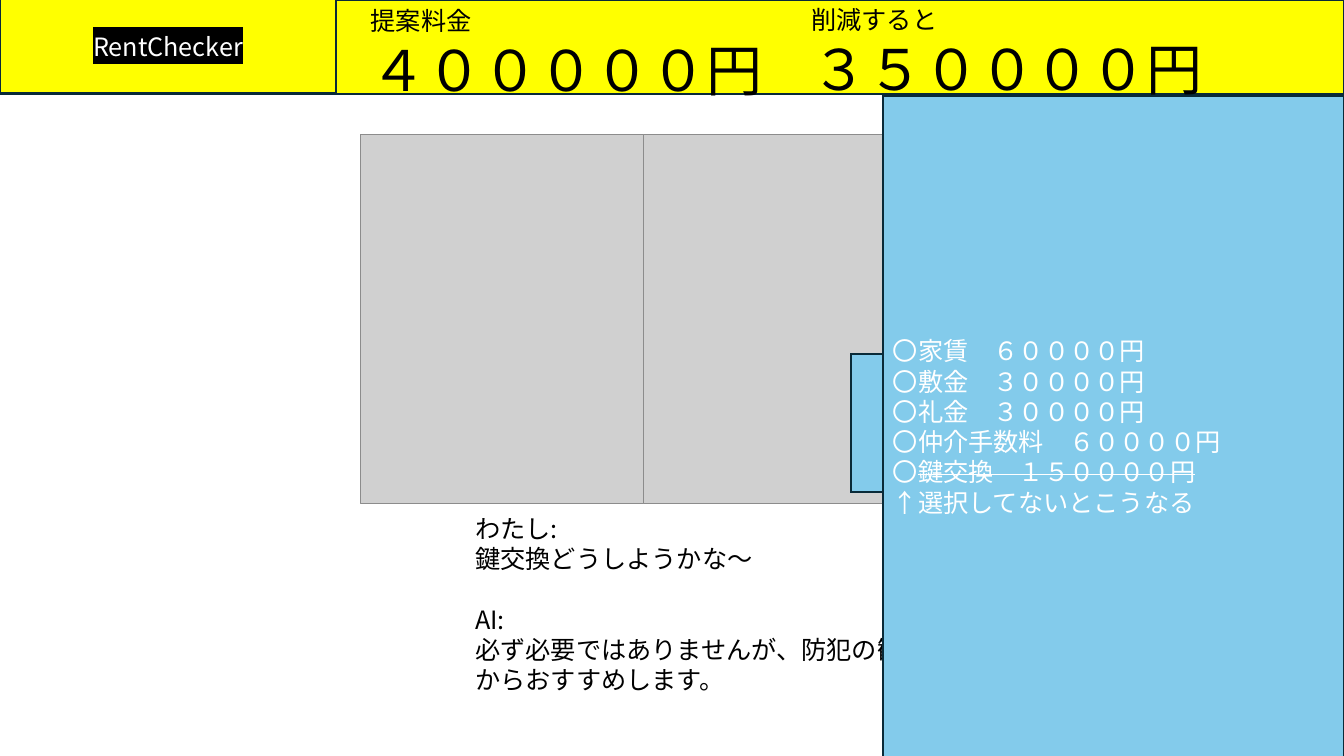
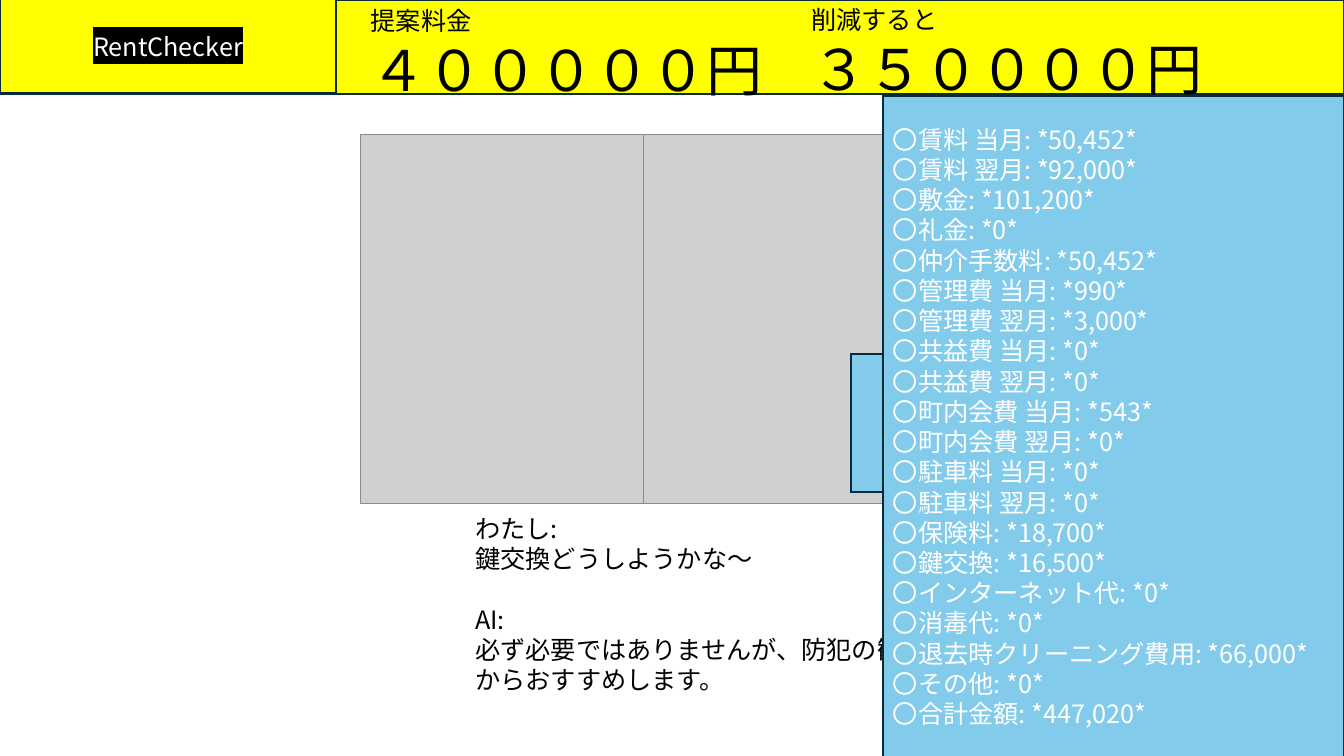
Before and after one commit to s1f102201560/rent_checker, a slide deck: slide 3 of プレゼンテーション1.pptx. Drawn at 1344x756 pixels with LibreOffice and Linux fonts; fonts in the diff are those of the drawing; grey boxes stand for pictures; background and template pictures are left out. Boxes give left, top, right and bottom in pixels: in the first picture for what was removed or moved away, otherwise in the second. Text is boxed around its words. In the diff, an @@ line names an element or a change of style, - is before the commit and + after.

```diff
--- a/プレゼンテーション1.pptx
+++ b/プレゼンテーション1.pptx
@@ text in rectangle at (893,128,1308,728): text changed @@
-〇家賃 ６００００円
-〇敷金 ３００００円
-〇礼金 ３００００円
-〇仲介手数料 ６００００円
-〇鍵交換 １５００００円
-↑選択してないとこうなる
+〇賃料 当月: *50,452*
+〇賃料 翌月: *92,000*
+〇敷金: *101,200*
+〇礼金: *0*
+〇仲介手数料: *50,452*
+〇管理費 当月: *990*
+〇管理費 翌月: *3,000*
+〇共益費 当月: *0*
+〇共益費 翌月: *0*
+〇町内会費 当月: *543*
+〇町内会費 翌月: *0*
+〇駐車料 当月: *0*
+〇駐車料 翌月: *0*
+〇保険料: *18,700*
+〇鍵交換: *16,500*
+〇インターネット代: *0*
+〇消毒代: *0*
+〇退去時クリーニング費用: *66,000*
+〇その他: *0*
+〇合計金額: *447,020*
```
Also in this commit, not shown: 3 other files.
